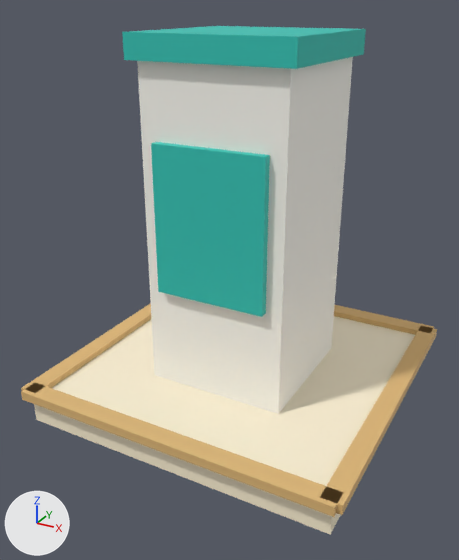
Before and after pictures for a commit that changed the glTF model public/models/city.express_lift.glb.
Camera for both pictures: a camera (50 mm lens) standing at (1.73, -3.38, 2.47) and looking at (-0.04, -0.17, 0.87). Lighting does not change. The marker at lower left points along +X, +Y and +Z. The picture after the commit comes second. Vertices at exactly the same position are counted once.

The first picture shows 'city.express_lift'.
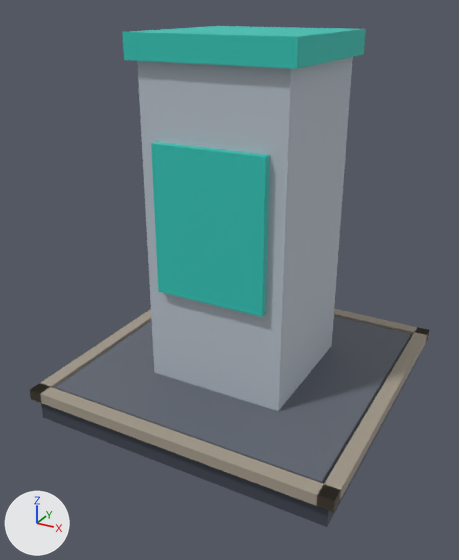
What differs and where, as boxes [x1, y1, x2, y2] in the pictures (459 x 560 px):
'city.express_lift', reshaped
    before: [21, 26, 437, 534]
    after: [30, 26, 430, 527]
part 1 of me_city_express_lift, added
    after: [30, 309, 430, 512]
part 2 of me_city_express_lift, reshaped
    before: [21, 303, 437, 517]
    after: [56, 316, 411, 483]
part 3 of me_city_express_lift, recoloured
    before: [34, 316, 415, 534]
    after: [41, 335, 420, 527]
part 4 of me_city_express_lift, recoloured
    before: [21, 392, 335, 517]
    after: [55, 387, 321, 483]
part 5 of me_city_express_lift, recoloured (white to light grey)
    both: [137, 57, 353, 411]

Patch to the scene script:
```diff
--- a/public/models/city.express_lift.glb.py
+++ b/public/models/city.express_lift.glb.py
@@ mat_stone @@
+mat_stone = principled_material('stone')
+mat_stone.base_color = (0.371, 0.323, 0.258)  # grey #a49a8b
+mat_stone.roughness = 0.65
@@ mat_metal @@
+mat_metal = principled_material('metal')
+mat_metal.base_color = (0.485, 0.539, 0.604)  # light grey #b9c2cc
+mat_metal.roughness = 0.65
@@ mat_deck @@
+mat_deck = principled_material('deck')
+mat_deck.base_color = (0.122, 0.136, 0.168)  # grey #626772
+mat_deck.roughness = 0.65
@@ mat_asphalt @@
+mat_asphalt = principled_material('asphalt')
+mat_asphalt.base_color = (0.0497, 0.0578, 0.0802)  # greyish blue #3f4450
+mat_asphalt.roughness = 0.65
@@ me_city_express_lift @@
 # used by ob_city_express_lift; location = (0.0, 0.0, 0.0)
-me_city_express_lift.from_pydata(...)  # 64 vertices, 96 faces; spans x -1.06..1.06, y -1.06..1.06, z 0.0..2.32
+me_city_express_lift.from_pydata(...)  # 64 vertices, 108 faces; spans x -1.01..1.01, y -1.01..1.01, z 0.01..2.32
+# me_city_express_lift part 1: a new loose piece of 24 vertices spanning x -1.01..1.01, y -1.01..1.01, z 0.16..0.23, in mat_stone (grey #a49a8b)
+# me_city_express_lift part 2
+# 28 vertices are removed from x -1.06..1.06, y -1.03..1.06, z 0.18..0.24
+# 46 faces are deleted
+# 12 vertices move from x -1.03..1.03, y -1.06..1.0, z 0.0..0.24 to x -0.97..0.97, y -0.97..0.97, z 0.01..0.22
+# 4 vertices are added at (0.9, 0.9, 0.19), (-0.9, 0.9, 0.19), (0.9, 0.9, 0.22), (-0.9, 0.9, 0.22)
+# 10 new faces join them, mat_deck (grey #626772)
+# me_city_express_lift part 3: 12 faces spanning x -0.97..0.97, y -0.97..0.97, z 0.01..0.2 switch from mat_ringbase (beige #fff3d6) to mat_asphalt (greyish blue #3f4450)
+# me_city_express_lift part 4: 2 faces spanning x -0.9..0.9, y -0.9, z 0.19..0.22 switch from mat_ringedge (beige #e0b878) to mat_deck (grey #626772)
+# me_city_express_lift part 5: 12 faces spanning x -0.45..0.45, y -0.45..0.45, z 0.2..2.2 switch from mat_uipanel (white #fffdf5) to mat_metal (light grey #b9c2cc)
 me_city_express_lift.materials.append(mat_accentcool)
+me_city_express_lift.materials.append(mat_stone)  # grey #a49a8b
```
